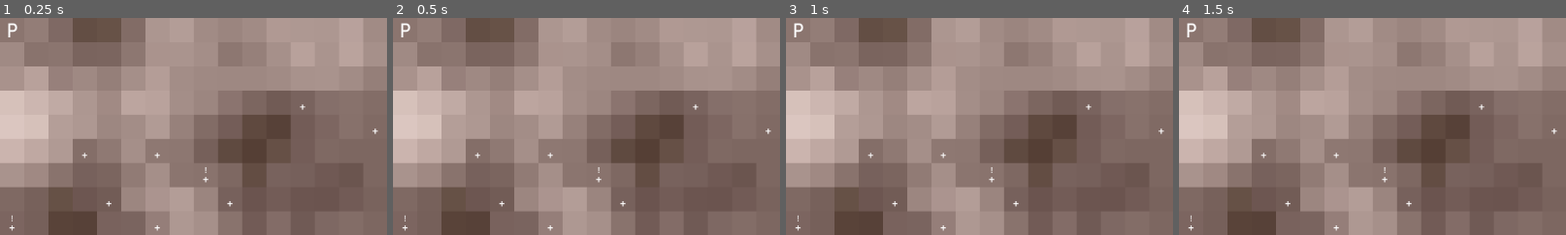
Above: before the commit, frames 1-4 (left to right).
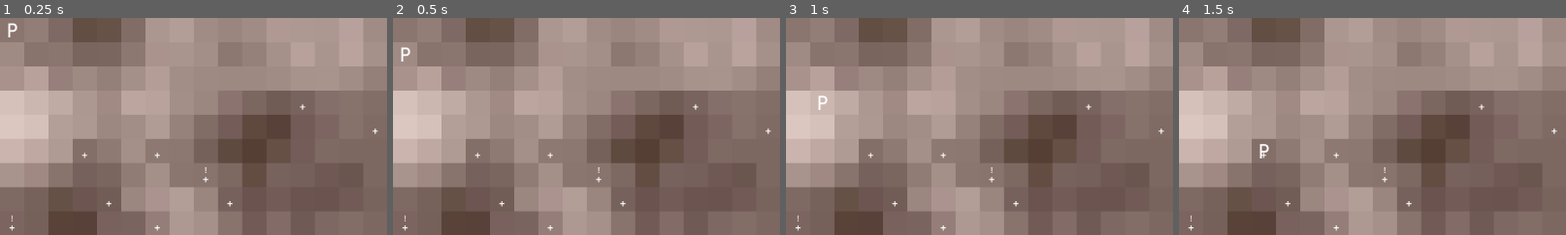
Above: after the commit, the same moments.

Repository: crystalfiction/rpg-simulator
Game: Godot game, scene res://src/controllers/world/world_controller.tscn
Same seed, same stepped clock (60 frames per second), same inputs: the game is played once before the commit and once after it.
Inputs:
- Up to frame 1 (0.25 s): no input
- Up to frame 2 (0.5 s): no input
- Up to frame 3 (1 s): hold S (world_speed) from 0.53 s (still down)
- Up to frame 4 (1.5 s): release S (world_speed) at 1.28 s; tap S (world_speed) at 1.35 s
The pictures show only the part of the screen within x 0-50%, y 0-50%; the shares and areas given below are measured in that part.

Frame 1 is identical in both runs. In frame 2, 0.2% of the frame differs, in the area x 2-5%, y 2-21%; in frame 3, 0.2%; in frame 4, 0.2%.
Error before the commit: Invalid operands 'String' and 'bool' in operator '=='. (res://src/controllers/player/player_controller.gd:80)

Commit message:
added evaluate_action to action controller

Diff:
--- a/src/controllers/player/actions_controller.gd
+++ b/src/controllers/player/actions_controller.gd
@@ -4,18 +4,145 @@
 var player: Player
 
 
+# checks a neighbors array for the passed resource objective
+func _check_neighbors(objective: FindAction.FindTarget, neighbors: Array):
+	# TODO: check if neighbors have resources
+	var n_objectives = []
+	for n in neighbors:
+		# if current find objective is resource,
+		if objective == FindAction.FindTarget.RESOURCE:
+			# check for food, as food is currently only resource
+			if n.data.resources.food:
+				n_objectives.append(n)
+	return n_objectives
+
+
+## returns tile 1 grid tile towards target
+func _move_in_direction(target: Tile):
+	var world_controller = self.world.data.controller
+	var tile_map = self.world.data.terrain.tile_map
+	# get neighbor tiles of player
+	var neighbors = world_controller.utils.get_neighbors(self.player, tile_map)
+	# determine which neighbor is closest to target
+	# sort neighbors by distance to target
+	var n_neighbors = neighbors
+	n_neighbors.sort_custom(func(a, b): return (
+		abs((target.global_position - a.global_position)) <
+		abs((target.global_position - b.global_position))
+	))
+	# get the nearest neighbor
+	var n_neighbor = n_neighbors.front()
+	# return position
+	return n_neighbor
+
+
+# determines the nearest objective of a FindAction
+# depending on its FindTarget and returns its tile
+func _find_nearest_objective(objective: FindAction.FindTarget) -> Tile:
+	# refs
+	var world_controller = self.world.data.controller
+	var tile_map = self.world.data.terrain.tile_map
+	# if player is currently finding resources,
+	if objective == FindAction.FindTarget.RESOURCE:
+		# define target
+		var n_objective: Tile
+		## TODO: get k neighbors of player tile until resource found
+		# define done condition
+		var done = false
+		var k = 1
+		# while not done,
+		while !done:
+			# TODO: get k neighbors of current tile
+			var neighbors = world_controller.utils.get_k_neighbors(
+				self.player, tile_map, k)
+			# check neighbors for resources
+			var n_resources = _check_neighbors(objective, neighbors)
+			# if neighbors have resources, pick a random neighbor
+			if n_resources.size() > 0:
+				n_objective = n_resources.pick_random()
+				# stop looping
+				done = true
+			# if no resources found,
+			else:
+				# continue looping
+				# increment k
+				k += 1
+
+		# return nearest objective tile
+		return n_objective
+
+	# if player is finding something else
+	else:
+		# return current tile for now
+		var current_tile = world_controller.utils.get_object_by_grid(
+			self.player.data.grid_idx, tile_map
+		)
+		return current_tile
+
+
 ## TODO: evaluates the player's current action given world conditions
 func evaluate_action():
-	pass
+	# get current action
+	var current_action = self.player.data.actions.action
+
+	# break if null
+	if current_action == null:
+		return ERR_INVALID_PARAMETER
+
+	# evaluate action logic
+	print(current_action.get_action_string())
+	match current_action.Type:
+		# 0: IDLE,
+		Action.ActionType.IDLE:
+			# TODO: idle logic...
+			pass
+
+		# 1: FIND
+		Action.ActionType.FIND:
+			# TODO: find logic...
+			# get find objective
+			var objective = current_action.Objective
+			# determine nearest location of objective
+			var n_objective = _find_nearest_objective(objective)
+			# if player is not at objective,
+			if self.player.position != n_objective.position:
+				# move to neighbor in direction nearest to target
+				var target_tile = _move_in_direction(n_objective)
+				# try to lerp to new pos
+				self.player.position = lerp(
+					self.player.position,
+					target_tile.position,
+					1 # move completely to new position
+				)
+				# update grid_idx
+				var world_controller = self.world.data.controller
+				self.player.data.grid_idx = world_controller.utils.world_to_grid(
+					self.player.global_position,
+					world_controller.terrain_controller.grid_scale
+				)
+			# if player is at objective tile,
+			else:
+				# action is complete
+				current_action.done = true
+				print("Resource found.")
+
+		# 2: INTERACT
+		Action.ActionType.INTERACT:
+			# TODO: interact logic...
+			pass
+
+	# return current action
+	return current_action
 
 
 # gets and returns a new action for the player
 # returns current action if incomplete
 func get_action():
+	var new_action: Action
 	# check if player has action
-	var new_action: Action
+	# if not,
 	if self.player.data.actions.action == null:
-		# if not, determine if the world contains resources
+		# determine if the world contains resources
 		# get terrain data
 		var terrain = self.world.data.terrain
 		# check if resources
@@ -24,7 +151,6 @@
 			var objective = FindAction.FindTarget.RESOURCE
 			new_action = FindAction.new(objective)
 			new_action.src = self.player
-
 		# if no resources in world, map complete
 		else:
 			# notify terrain_controller
@@ -35,17 +161,26 @@
 			new_action = IdleAction.new()
 			new_action.src = self.player
 
+		# current action is always null if here
 		# update the player entity
 		self.player.data.actions.action = new_action
 
-	# already has action
+	# already has action, check completion conditions
 	else:
+		var current_action = self.player.data.actions.action
 		# if current_action is valid,
-		var current_action = self.player.data.actions.action
 		if current_action is Action:
-			# do nothing
-			new_action = current_action
+			# if action is complete,
+			if current_action.done:
+				## TODO: determine new action
+				pass
 
+			# if action not complete,
+			else:
+				# return current action
+				new_action = current_action
+
+	# return new action
 	return new_action
 
 
--- a/src/controllers/player/player_controller.gd
+++ b/src/controllers/player/player_controller.gd
@@ -77,7 +77,7 @@
 		cycle = "Error evaluating player action."
 
 	## TODO: if cycle valid, cycle complete
-	if cycle == true:
+	if cycle is bool:
 		# complete cycle
 		self.cycle_complete = true
 	else:
--- a/src/controllers/world/time_controller.gd
+++ b/src/controllers/world/time_controller.gd
@@ -4,7 +4,7 @@
 var player_controller: Controller
 # components
 var frames = 0
-var frame_rate = 15
+var frame_rate = 30
 var double_speed = false
 
 var dependencies = []
@@ -34,10 +34,10 @@
 		self.double_speed = ! self.double_speed
 		if self.double_speed:
 			print("1.5x speed")
-			self.frame_rate = 10
+			self.frame_rate = 18
 		else:
 			print("1x speed")
-			self.frame_rate = 15
+			self.frame_rate = 30
 
 
 # checks if controllers in processing_array are done cycling
--- a/src/entities/world/tile.gd
+++ b/src/entities/world/tile.gd
@@ -23,6 +23,7 @@
 	"grid_idx": Vector2i(0, 0),
 	# "terrain": {},
 	# "weather": {},
+	# "resources": {},
 	# "encounters": {},
 }
 
--- a/src/world_utils.gd
+++ b/src/world_utils.gd
@@ -2,14 +2,48 @@
 
 
 # lambda functions returning grid offsets for cardinal positions
-func nw(idx: Vector2i): return idx + Vector2i(-1, -1)
-func n(idx: Vector2i): return idx + Vector2i(0, -1)
-func ne(idx: Vector2i): return idx + Vector2i(1, -1)
-func w(idx: Vector2i): return idx + Vector2i(-1, 0)
-func e(idx: Vector2i): return idx + Vector2i(1, 0)
-func sw(idx: Vector2i): return idx + Vector2i(-1, 1)
-func s(idx: Vector2i): return idx + Vector2i(0, 1)
-func se(idx: Vector2i): return idx + Vector2i(1, 1)
+func nw(idx: Vector2i, i: int = 1): return idx + Vector2i(-i, -i)
+func n(idx: Vector2i, i: int = 1): return idx + Vector2i(0, -i)
+func ne(idx: Vector2i, i: int = 1): return idx + Vector2i(i, -i)
+func w(idx: Vector2i, i: int = 1): return idx + Vector2i(-i, 0)
+func e(idx: Vector2i, i: int = 1): return idx + Vector2i(i, 0)
+func sw(idx: Vector2i, i: int = 1): return idx + Vector2i(-i, i)
+func s(idx: Vector2i, i: int = 1): return idx + Vector2i(0, i)
+func se(idx: Vector2i, i: int = 1): return idx + Vector2i(i, i)
+
+
+# gets and saves 8-D neighbors for a given entity
+func get_k_neighbors(entity: Entity, entities: Array, k: int = 1):
+	# source position
+	var source = entity.data.grid_idx
+	# define grid bounds
+	var grid_bounds = Vector2i(len(entities), len(entities[0]))
+	var n_constrained = []
+	# do k times,
+	for i in range(k):
+		# get directions from source as grid_idxs
+		# where direction magnitude is k
+		var directions = [
+			nw(source, i),
+			n(source, i),
+			ne(source, i),
+			w(source, i),
+			e(source, i),
+			sw(source, i),
+			s(source, i),
+			se(source, i)
+		]
+		for d in directions:
+			# if within grid_bounds
+			if (d.x >= 0 && d.x <= grid_bounds.x) && (
+				d.y >= 0 && d.y <= grid_bounds.y):
+				# append entity object to n_constrained
+				var obj = get_object_by_grid(d, entities)
+				if !obj == null:
+					n_constrained.append(obj)
+
+	# return the constrained neighbors array
+	return n_constrained
 
 
 # gets and saves 8-D neighbors for a given entity
